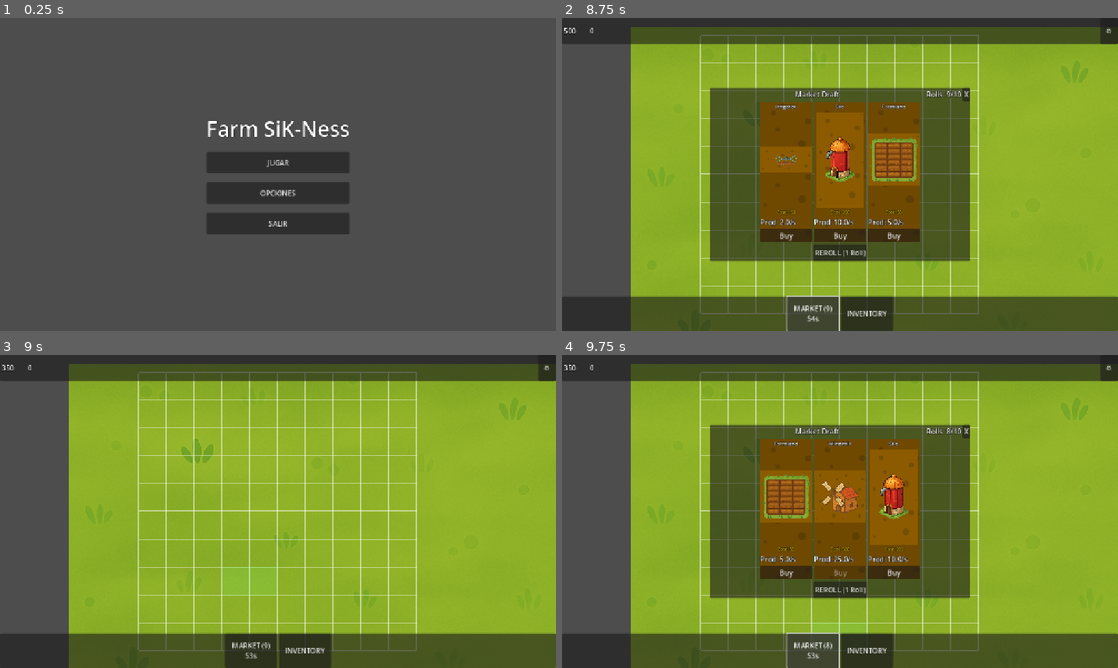
Above: before the commit, frames 1-4 (two rows, left to right).
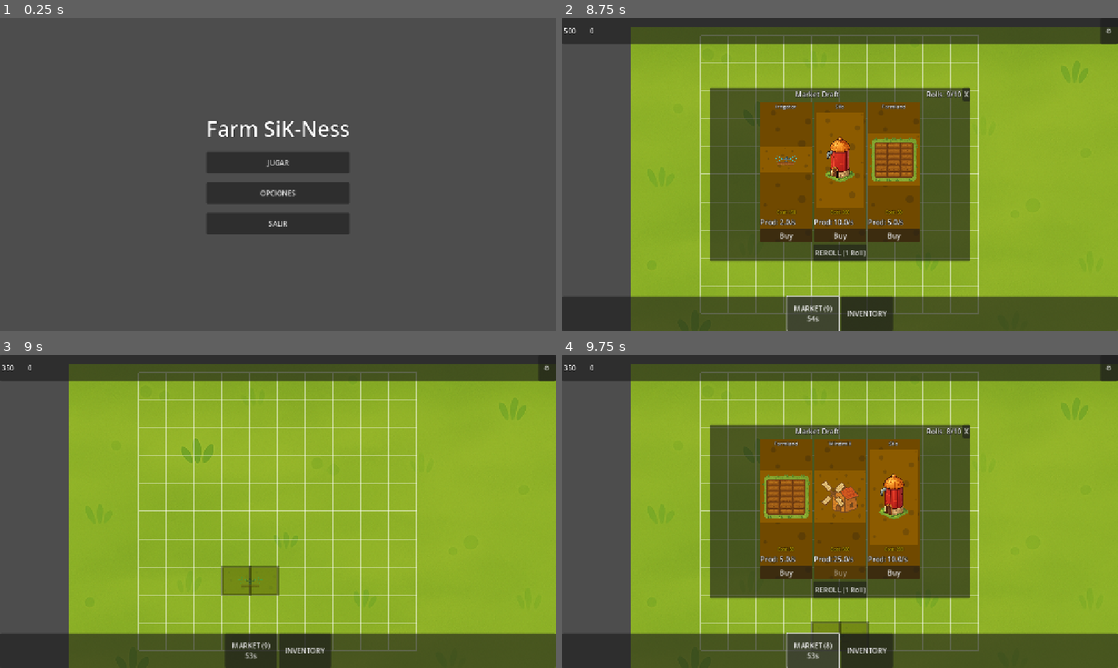
Above: after the commit, the same moments.

Repository: Kavalieri/Farm_SiK-Ness
Game: Godot game, scene res://scenes/ui/screens/MainMenu.tscn
Same seed, same stepped clock (60 frames per second), same inputs: the game is played once before the commit and once after it.
Inputs:
- Up to frame 1 (0.25 s): no input
- Up to frame 2 (8.75 s): click "JUGAR" at 0.5 s; click "NUEVA PARTIDA" at 1.25 s; click "⚙" at 2 s; click "MARKET (10)" at 2.75 s; click "MARKET (9) 59s" at 3.5 s; click "MARKET (9) 58s" at 4.25 s; click "MARKET (9) 57s" at 5 s; click "INVENTORY" at 5.75 s; click "MARKET (9) 56s" at 6.5 s; click "MARKET (9) 55s" at 7.25 s; click "MARKET (9) 54s" at 8 s
- Up to frame 3 (9 s): click "Buy" at 8.75 s
- Up to frame 4 (9.75 s): click "MARKET (9) 53s" at 9.5 s

Frames 1-2 are identical in both runs. In frame 3, 1.0% of the frame differs, in the area x 39-51%, y 67-77%; in frame 4, 0.4%.

Commit message:
fix: improve ghost building visibility with dark border and brighter colors #9

Diff:
--- a/project/scripts/game/GhostBuilding.gd
+++ b/project/scripts/game/GhostBuilding.gd
@@ -5,27 +5,101 @@
 var shape_pattern: Array[Vector2i] = [Vector2i(0,0)]
 var cell_size: Vector2i = Vector2i(64, 64)
 
-@onready var sprite: Sprite2D = $Sprite2D
+@onready var sprite: Sprite2D = %Sprite2D
 
 func setup(building_data: BuildingData, grid_cell_size: Vector2i) -> void:
 	data = building_data
 	shape_pattern = data.shape_pattern
 	cell_size = grid_cell_size
 
-	# Hide sprite as we draw the shape manually
+	# Clear previous background tiles
+	for child in get_children():
+		if child != sprite and child.name != "InvalidIndicator":
+			child.queue_free()
+
 	if sprite:
-		sprite.visible = false
+		sprite.visible = true
+		sprite.texture = data.texture
+
+		# Calculate bounds (Same logic as BuildingEntity)
+		var min_x = 0
+		var max_x = 0
+		var min_y = 0
+		var max_y = 0
+
+		if not data.shape_pattern.is_empty():
+			min_x = data.shape_pattern[0].x
+			max_x = data.shape_pattern[0].x
+			min_y = data.shape_pattern[0].y
+			max_y = data.shape_pattern[0].y
+
+			for pos in data.shape_pattern:
+				min_x = min(min_x, pos.x)
+				max_x = max(max_x, pos.x)
+				min_y = min(min_y, pos.y)
+				max_y = max(max_y, pos.y)
+
+		var width_cells = (max_x - min_x) + 1
+		var height_cells = (max_y - min_y) + 1
+
+		var target_width = width_cells * cell_size.x
+		var target_height = height_cells * cell_size.y
+
+		# Draw background tiles
+		var tile_texture = load("res://assets/tiles/1x1-tile.png")
+		if tile_texture:
+			for pos in data.shape_pattern:
+				var bg_sprite = Sprite2D.new()
+				bg_sprite.texture = tile_texture
+				add_child(bg_sprite)
+				move_child(bg_sprite, 0)
+
+				var tile_size = tile_texture.get_size()
+				bg_sprite.scale = Vector2(
+					float(cell_size.x) / tile_size.x,
+					float(cell_size.y) / tile_size.y
+				)
+
+				bg_sprite.position = Vector2(
+					pos.x * cell_size.x + cell_size.x / 2.0,
+					pos.y * cell_size.y + cell_size.y / 2.0
+				)
+
+		# Scale and Position Sprite (Keep Aspect Centered)
+		var texture_size = data.texture.get_size()
+		var scale_x = target_width / texture_size.x
+		var scale_y = target_height / texture_size.y
+		var final_scale = min(scale_x, scale_y)
+
+		sprite.scale = Vector2(final_scale, final_scale)
+
+		var total_width = width_cells * cell_size.x
+		var total_height = height_cells * cell_size.y
+
+		var sprite_pixel_width = texture_size.x * final_scale
+		var sprite_pixel_height = texture_size.y * final_scale
+
+		var offset_x = (total_width - sprite_pixel_width) / 2.0
+		var offset_y = (total_height - sprite_pixel_height) / 2.0
+
+		sprite.position = Vector2(
+			min_x * cell_size.x + offset_x,
+			min_y * cell_size.y + offset_y
+		)
 
 	queue_redraw()
 
 func _draw() -> void:
+	# Draw a thick border around each cell to make it stand out against the background
 	for cell in shape_pattern:
 		var rect = Rect2(Vector2(cell) * Vector2(cell_size), Vector2(cell_size))
-		draw_rect(rect, Color(1, 1, 1, 0.5), true) # Filled
-		draw_rect(rect, Color(1, 1, 1, 0.8), false, 2.0) # Border
+		# Draw dark border for contrast
+		draw_rect(rect, Color(0, 0, 0, 0.8), false, 4.0)
 
 func set_valid(is_valid: bool) -> void:
 	if is_valid:
-		modulate = Color(0.5, 1.0, 0.5, 0.6) # Green transparent
+		# Bright Green, high opacity
+		modulate = Color(0.6, 1.0, 0.6, 0.9)
 	else:
-		modulate = Color(1.0, 0.5, 0.5, 0.6) # Red transparent
+		# Bright Red, high opacity
+		modulate = Color(1.0, 0.4, 0.4, 0.9)
